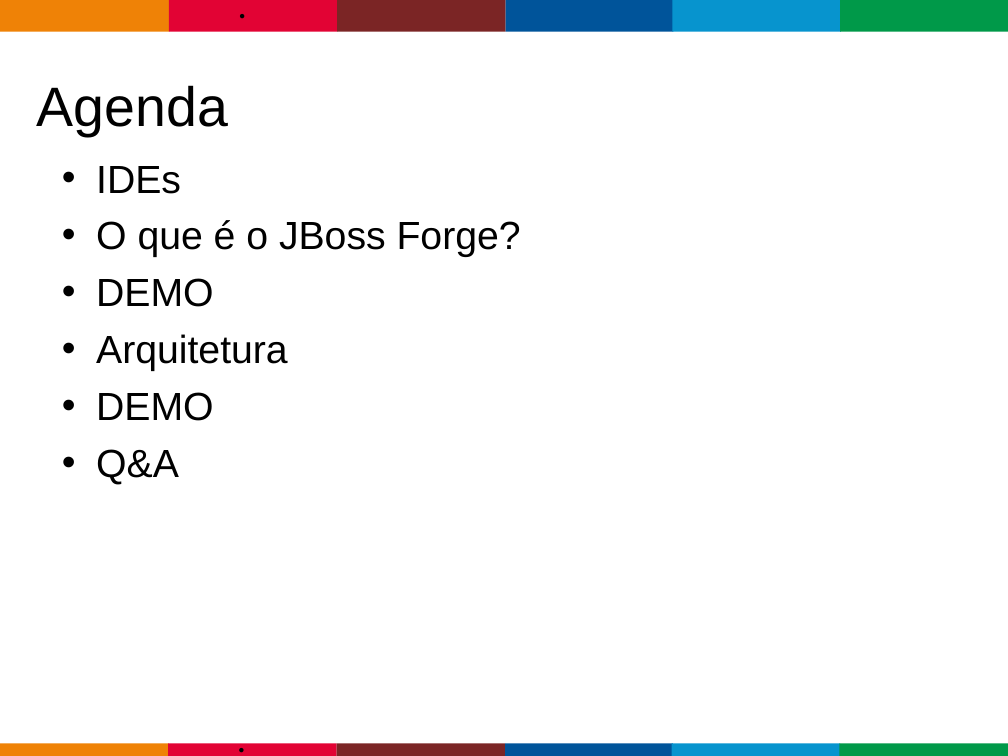
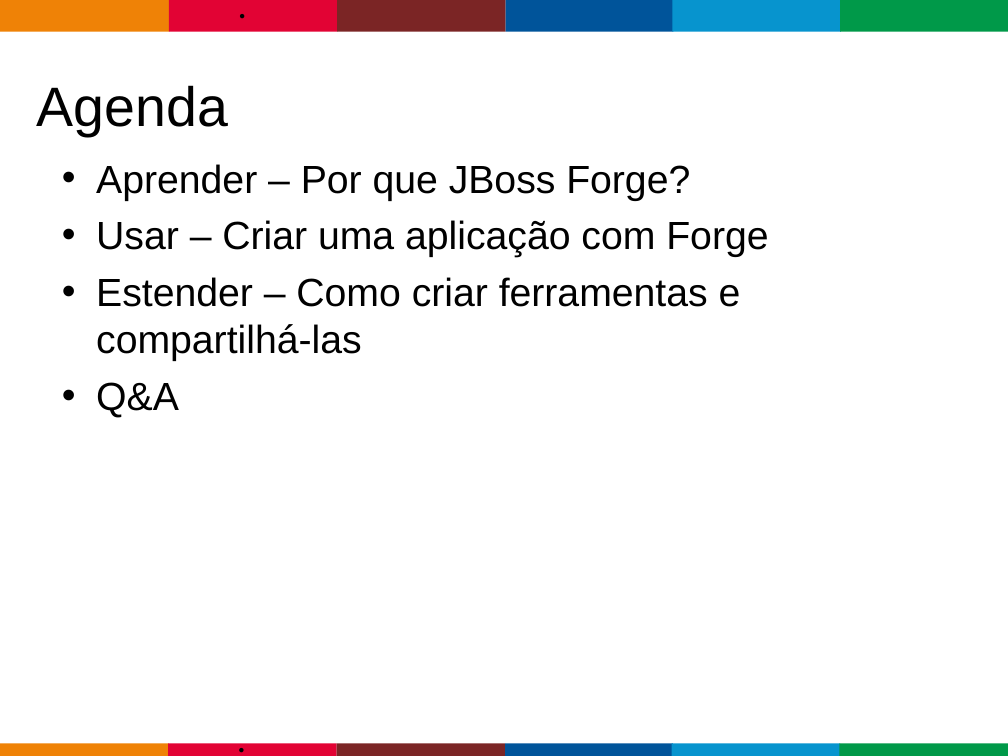
Before and after one commit to gastaldi/talks, a slide deck: slide 5 of Forge/TDC2014/TDC_2014-JBossForge.odp (slide 3 before the commit). Drawn at 1008x756 pixels with LibreOffice and Linux fonts; fonts in the diff are those of the drawing; background and template pictures are left out. Boxes give left, top, right and bottom in pixels: in the first picture for what was removed or moved away, otherwise in the second. Text is boxed around its words. In the diff, an @@ line names an element or a change of style, - is before the commit and + after.

```diff
--- a/Forge/TDC2014/TDC_2014-JBossForge.odp
+++ b/Forge/TDC2014/TDC_2014-JBossForge.odp
@@ text at <box>96,164,768,361</box>: text changed @@
-• IDEs
-• O que é o JBoss Forge?
-• DEMO
-• Arquitetura
-• DEMO
+• Aprender – Por que JBoss Forge?
+• Usar – Criar uma aplicação com Forge
+• Estender – Como criar ferramentas e compartilhá-las
```
Also in this commit, not shown: 4 other slides changed, 3 slides added.
